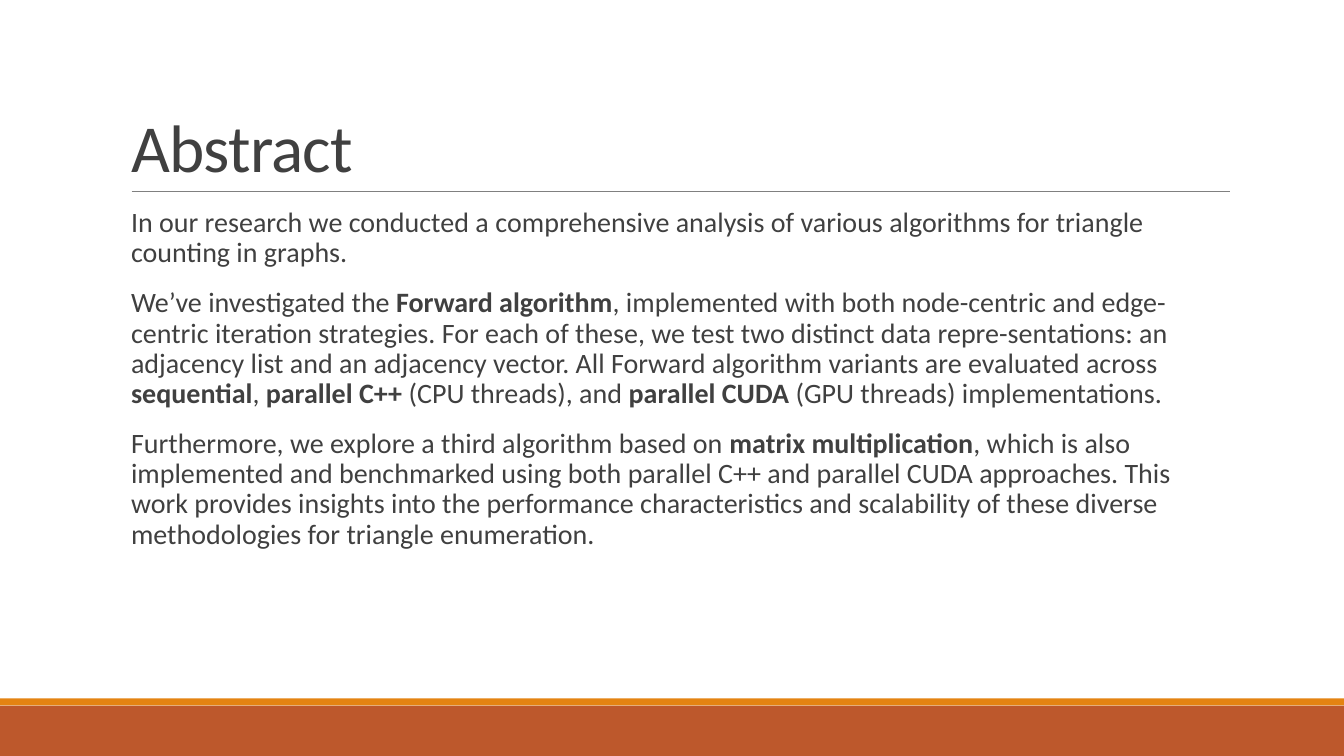
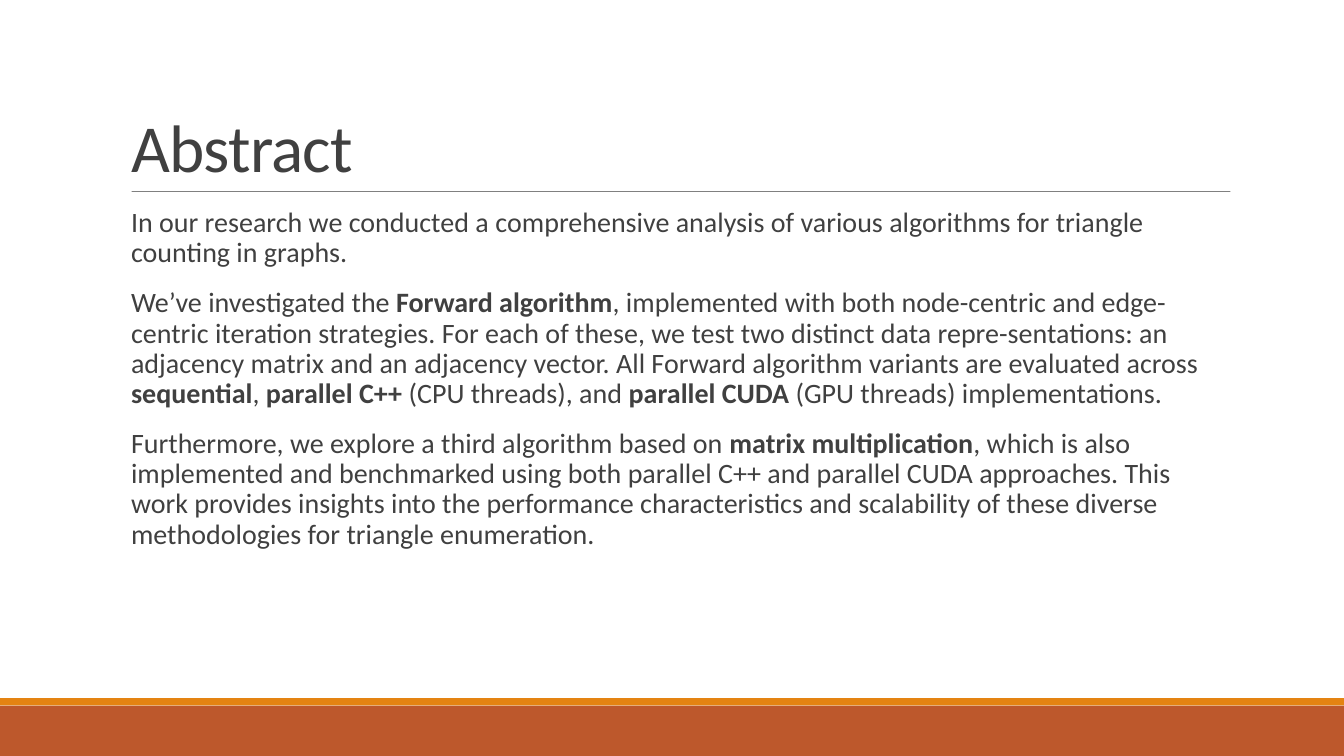
Before and after one commit to RiccardoRevalor/ParallelTriangleCounting, a slide deck: slide 2 of presentation.pptx. Drawn at 1344x756 pixels with LibreOffice and Linux fonts; fonts in the diff are those of the drawing. Boxes give left, top, right and bottom in pixels: in the first picture for what was removed or moved away, otherwise in the second. Text is boxed around its words. In the diff, an @@ line names an element or a change of style, - is before the commit and + after.

Commit message:
presentation fix: adjacency matrix

```diff
--- a/presentation.pptx
+++ b/presentation.pptx
@@ text at <box>131,292,1198,408</box>: text changed @@
-  We’ve investigated the Forward algorithm, implemented with both node-centric and edge-centric iteration strategies. For each of these, we test two distinct data repre-sentations: an adjacency list and an adjacency vector. All Forward algorithm variants are evaluated across sequential, parallel C++ (CPU threads), and parallel CUDA (GPU threads) implementations.
+  We’ve investigated the Forward algorithm, implemented with both node-centric and edge-centric iteration strategies. For each of these, we test two distinct data repre-sentations: an adjacency matrix and an adjacency vector. All Forward algorithm variants are evaluated across sequential, parallel C++ (CPU threads), and parallel CUDA (GPU threads) implementations.
```
Also in this commit, not shown: 9 other slides changed, 1 other file.
